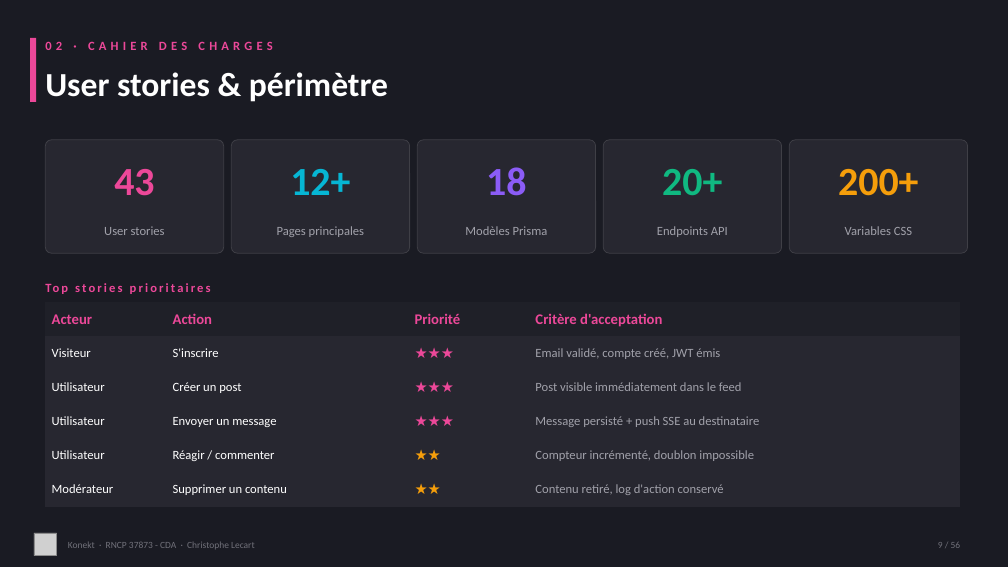
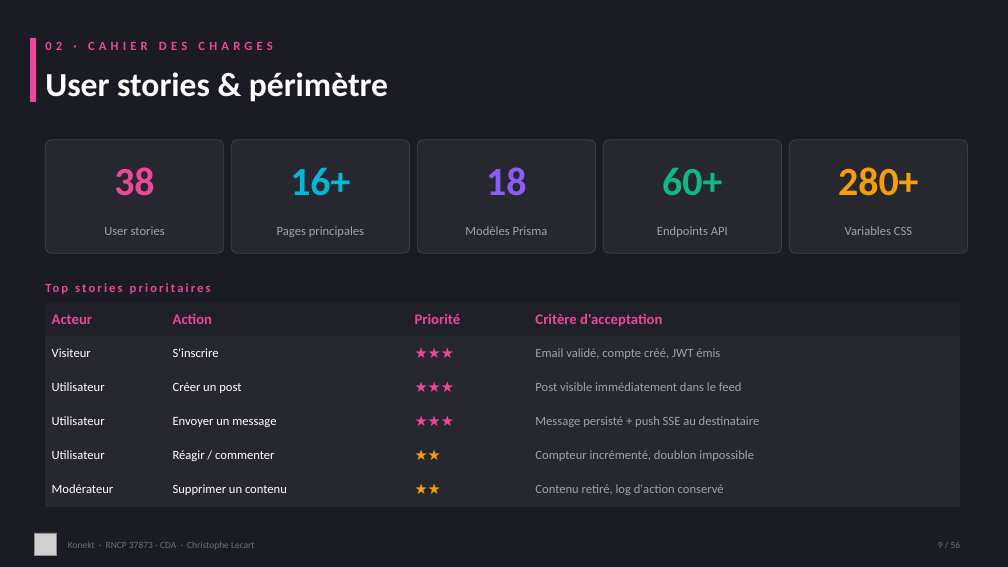
Before and after one commit to CLecart/social-network, a slide deck: slide 9 of dossier-certification/00-presentation/Konekt_RNCP_37873_Support_Visuel.pptx. Drawn at 1008x567 pixels with LibreOffice and Linux fonts; fonts in the diff are those of the drawing; grey boxes stand for pictures. Boxes give left, top, right and bottom in pixels: in the first picture for what was removed or moved away, otherwise in the second. Text is boxed around its words. In the diff, an @@ line names an element or a change of style, - is before the commit and + after.

```diff
--- a/dossier-certification/00-presentation/Konekt_RNCP_37873_Support_Visuel.pptx
+++ b/dossier-certification/00-presentation/Konekt_RNCP_37873_Support_Visuel.pptx
@@ text at bbox=[114, 167, 154, 196]: text changed @@
-43
+38
@@ text at bbox=[290, 167, 350, 196]: text changed @@
-12+
+16+
@@ text at bbox=[662, 168, 722, 195]: text changed @@
-20+
+60+
@@ text at bbox=[838, 167, 918, 196]: text changed @@
-200+
+280+
```
Also in this commit, not shown: 6 other slides changed.
